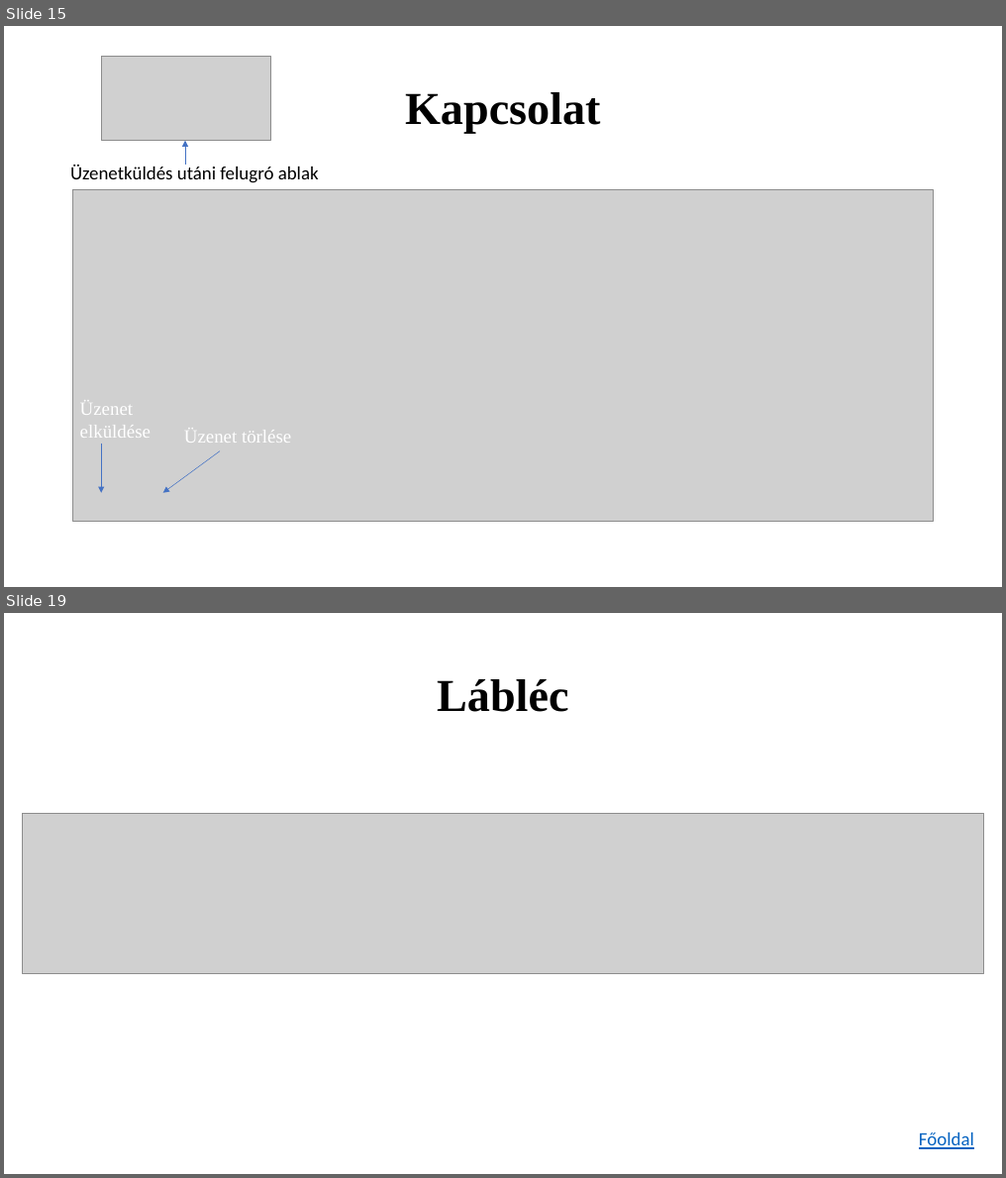
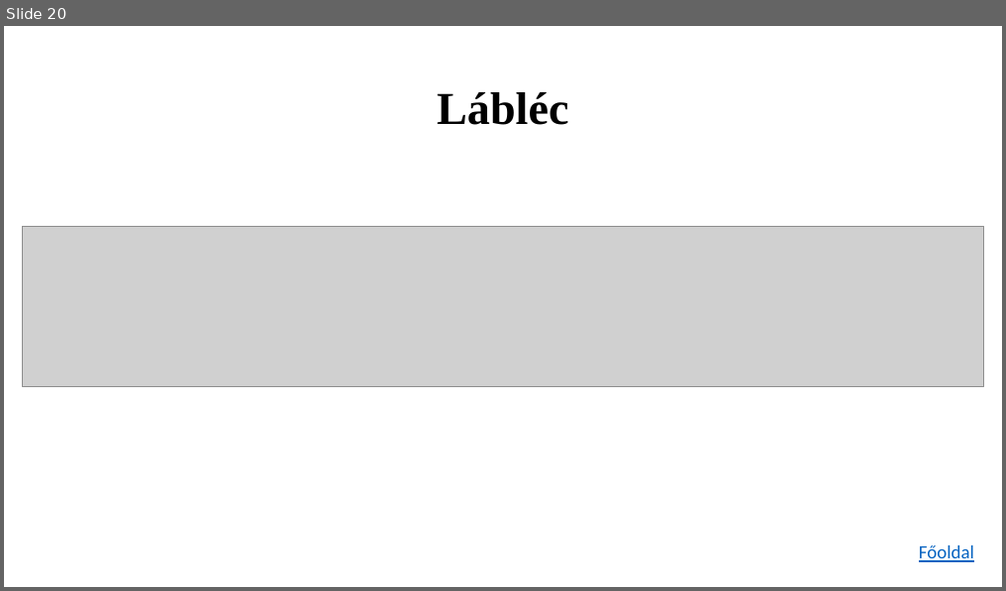
Before and after one commit to K0RN3L07/ParKing, a slide deck: Dokumentumok/ParKing-prezentacio.pptx. Shown one above the other, each under a label of ours: slides 15 and 19 before the commit, slide 20 after it; the slides between them are not shown. The pictures are 1006x1178 and 1006x591 pixels, drawn with LibreOffice and Linux fonts; fonts in the diff are those of the drawing; grey boxes stand for pictures. Boxes give left, top, right and bottom in pixels: in the first picture for what was removed or moved away, otherwise in the second. Text is boxed around its words. In the diff, an @@ line names an element or a change of style, - is before the commit and + after.

```diff
--- a/Dokumentumok/ParKing-prezentacio.pptx
+++ b/Dokumentumok/ParKing-prezentacio.pptx
@@ slide 15 removed at box(4, 26, 1002, 587), background #FFFFFF @@
@@ picture removed at box(101, 56, 270, 141) @@
@@ title removed at box(405, 92, 600, 134) @@
-Kapcsolat
@@ arrow removed from (185, 165) to (185, 141) @@
@@ text removed at box(70, 164, 319, 183) @@
-Üzenetküldés utáni felugró ablak
@@ picture removed at box(73, 190, 934, 521) @@
@@ text removed at box(80, 403, 151, 438) @@
-Üzenet elküldése
@@ text removed at box(184, 430, 291, 443) @@
-Üzenet törlése
@@ arrow removed from (101, 444) to (101, 493) @@
@@ arrow removed from (220, 452) to (162, 493) @@
@@ what was slide 19 is now slide 20 @@
```
Also in this commit, not shown: 5 slides changed, 6 slides added, 4 other slides removed.
